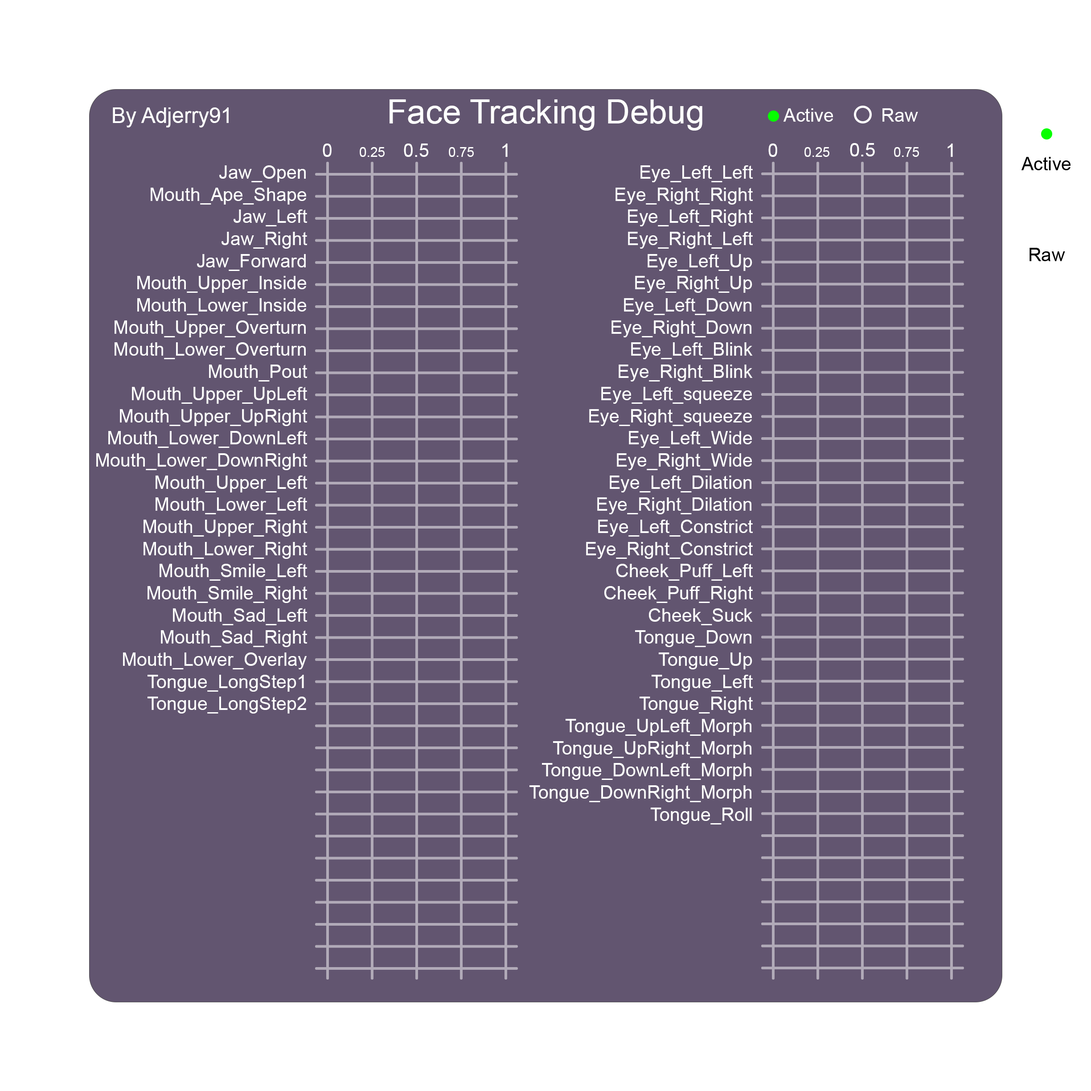
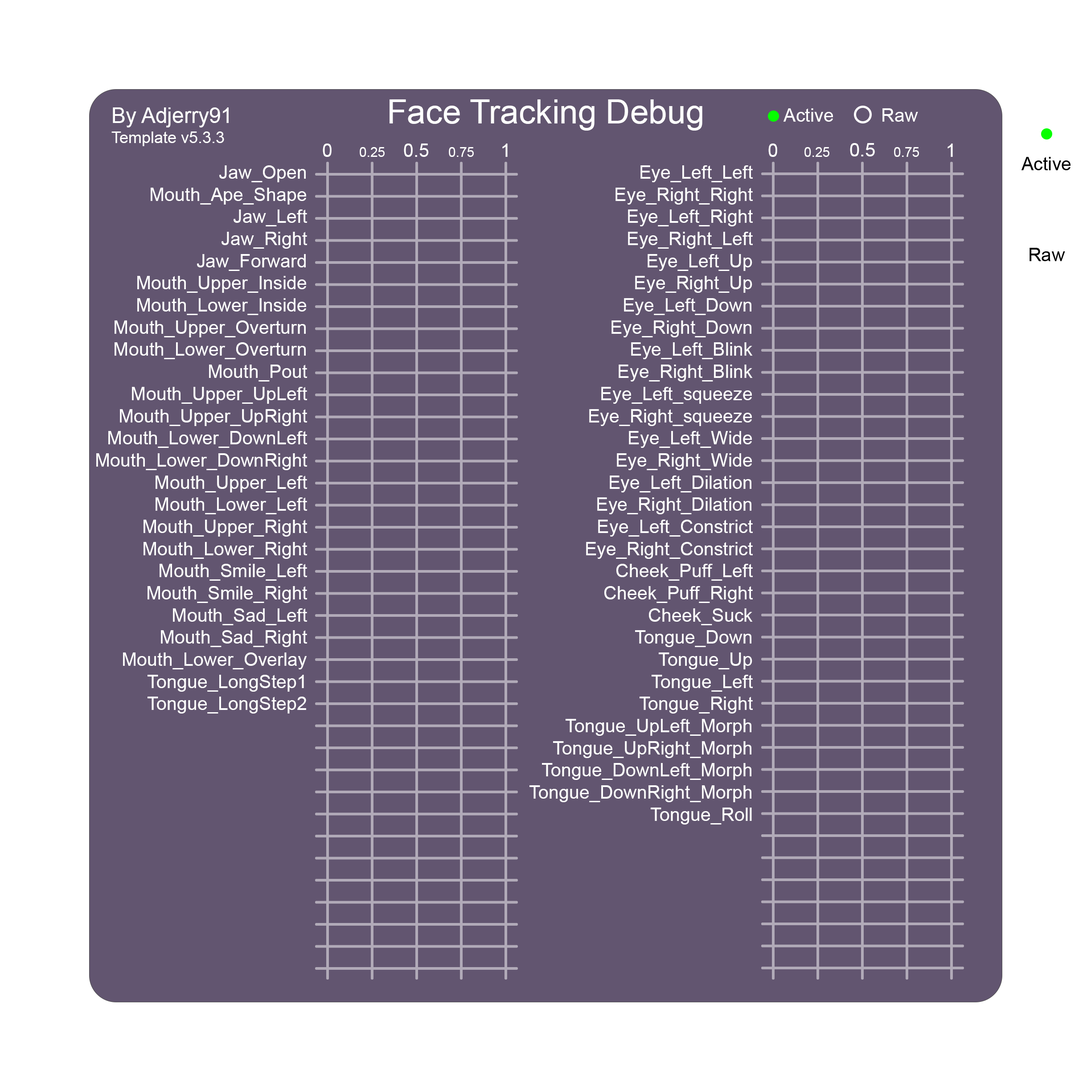
Layers edited between the first and the second 1091 × 1091 image:
added layer "Template v5.3.3" above "Face Tracking Debug" over [111, 131, 225, 147]
